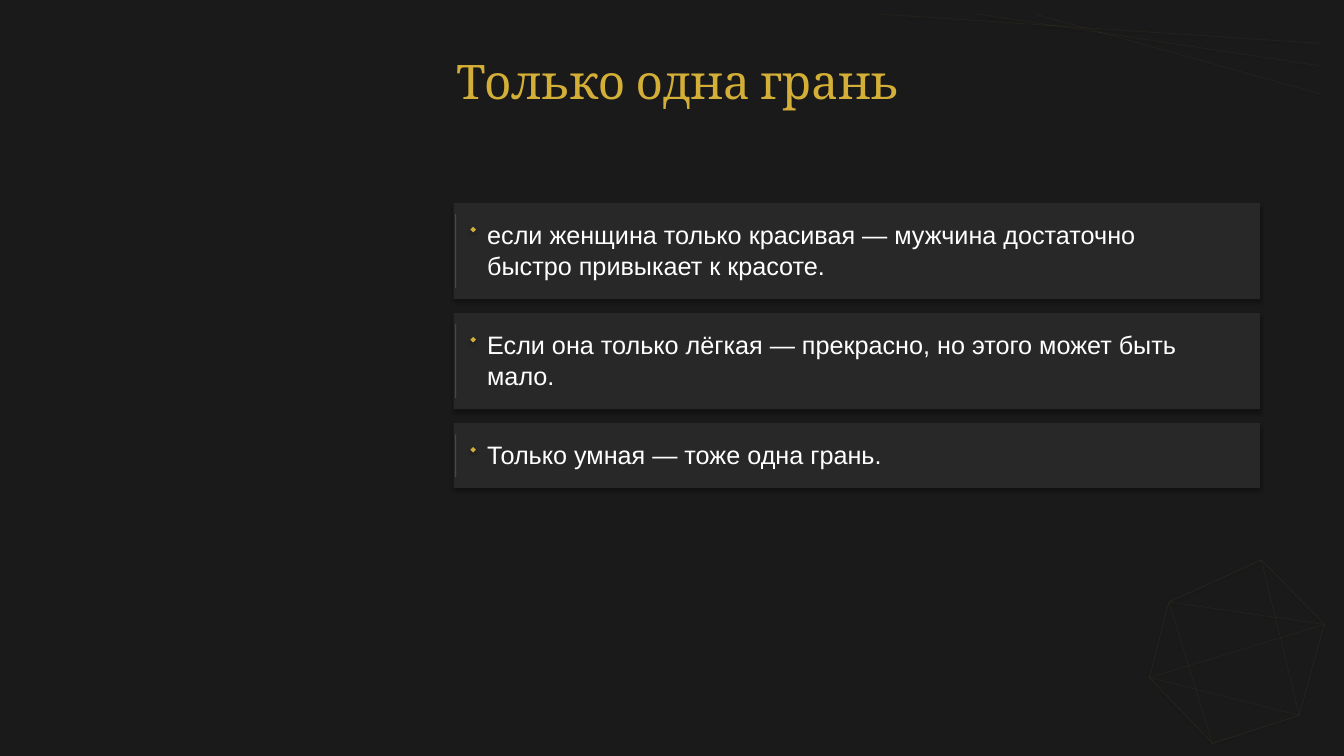
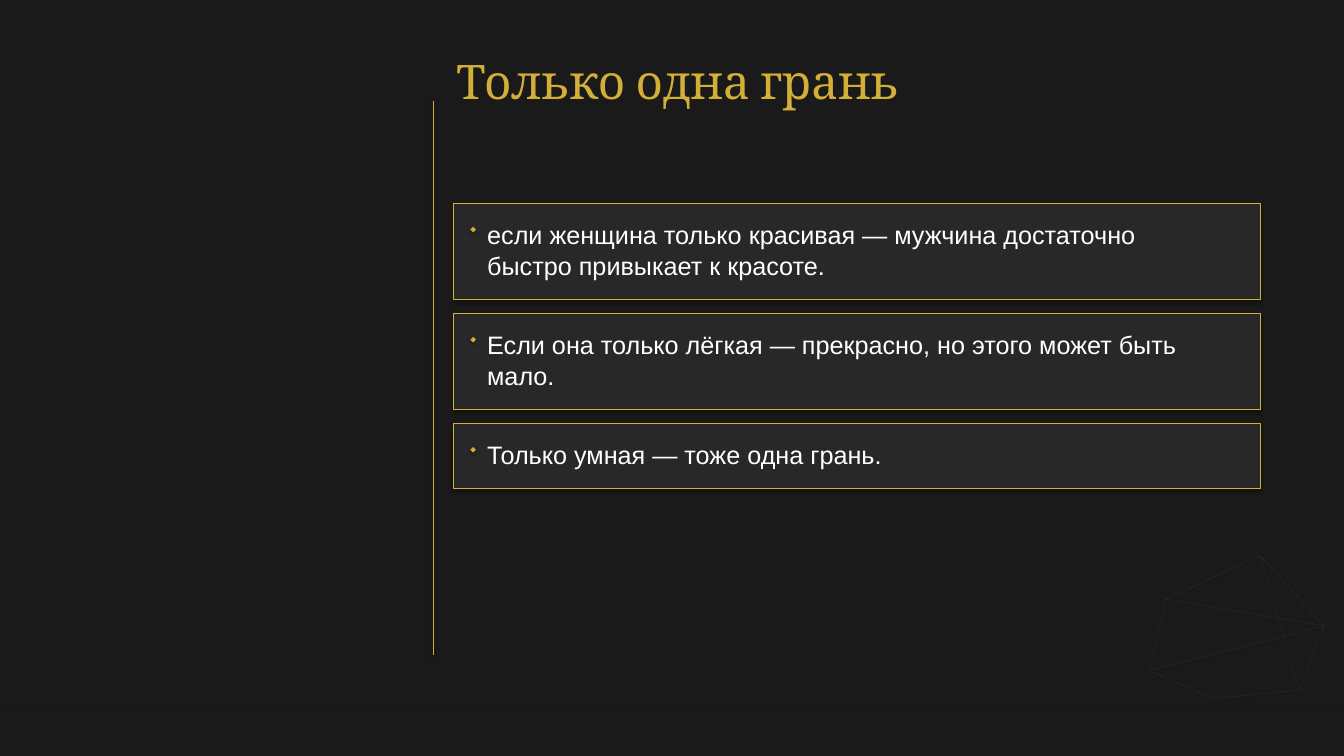
Before and after one commit to babylonofkommod-ai/-, a slide deck: slide 14 of Ваш Кристалл незабываемости.pptx. Drawn at 1344x756 pixels with LibreOffice and Linux fonts; fonts in the diff are those of the drawing. Boxes give left, top, right and bottom in pixels: in the first picture for what was removed or moved away, otherwise in the second. Text is boxed around its words. In the diff, an @@ line names an element or a change of style, - is before the commit and + after.

```diff
--- a/Ваш Кристалл незабываемости.pptx
+++ b/Ваш Кристалл незабываемости.pptx
@@ line added from (434, 101) to (434, 655), #D4AF37 0.65 pt @@
@@ line removed from (456, 214) to (456, 288) @@
@@ line removed from (456, 325) to (456, 398) @@
@@ outline none to #D4AF37 0.5 pt in 3 elements at <box>454,203,1260,298</box>, <box>454,314,1260,409</box>, <box>454,423,1260,488</box> @@
@@ line removed from (456, 435) to (456, 477) @@
@@ line moved from (1170, 602) - (1261, 561) to (1167, 599) - (1260, 556) @@
@@ line (1167, 599) - (1260, 556): stroke #D4AF37 0.35 pt to #D4AF37 0.3 pt @@
```
Also in this commit, not shown: 15 other slides changed, 3 other files.
